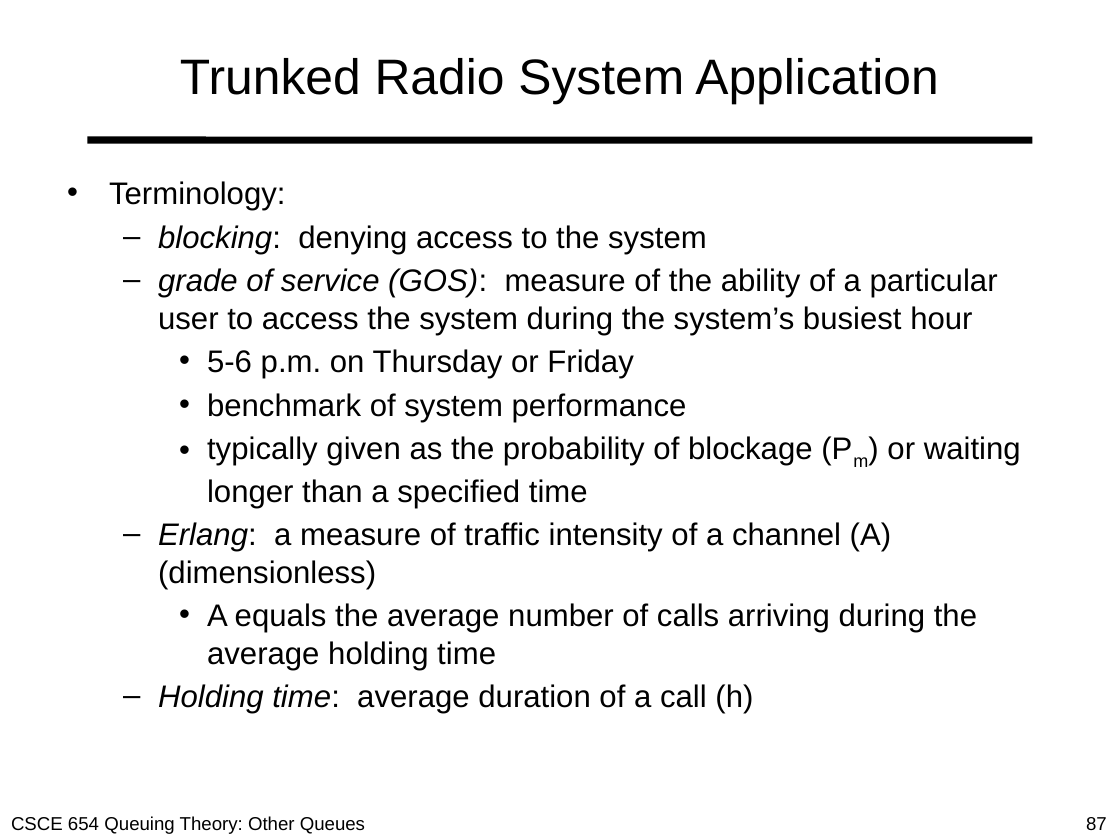
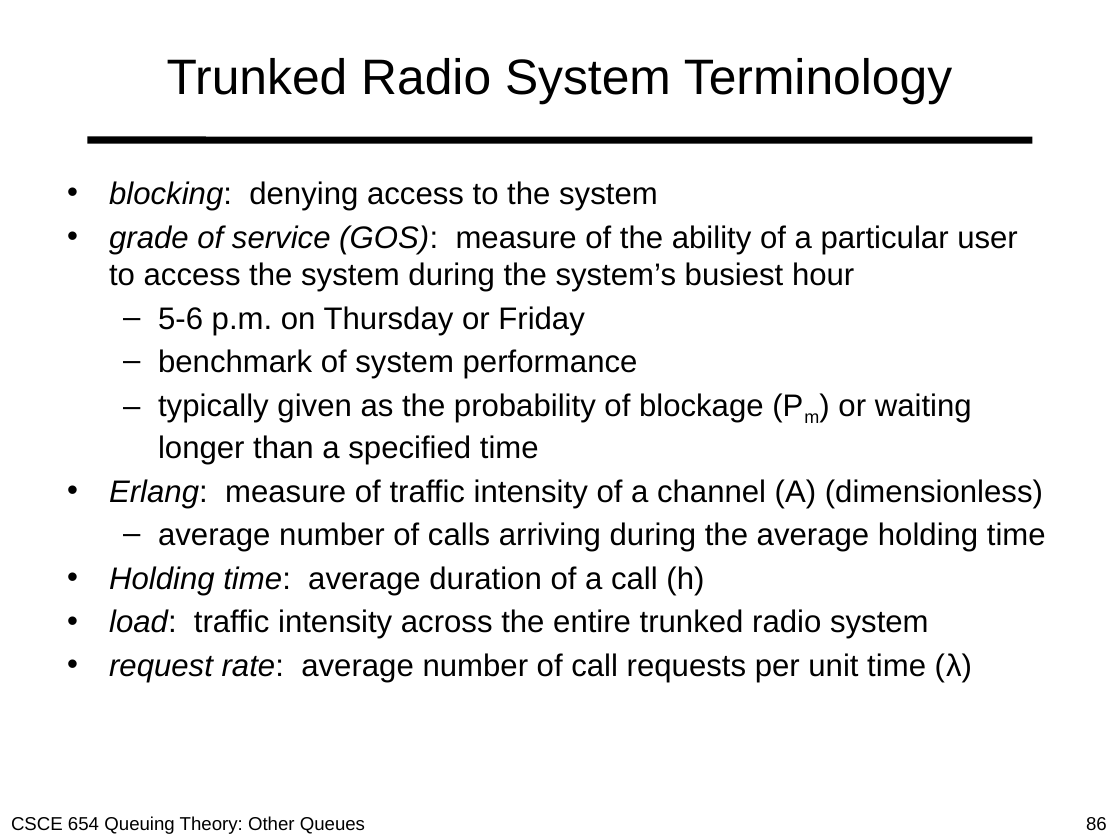
Before and after one commit to MHayden18/Communications, a slide deck: slide 86 of Powerpoints/05_Other_queues.pptx (slide 87 before the commit). Drawn at 1120x840 pixels with LibreOffice and Linux fonts; fonts in the diff are those of the drawing. Boxes give left, top, right and bottom in pixels: in the first picture for what was removed or moved away, otherwise in the second. Text is boxed around its words. In the diff, an @@ line names an element or a change of style, - is before the commit and + after.

```diff
--- a/Powerpoints/05_Other_queues.pptx
+++ b/Powerpoints/05_Other_queues.pptx
@@ title at box(167, 58, 952, 104): text changed @@
-Trunked Radio System Application
+Trunked Radio System Terminology
@@ text at box(109, 181, 285, 210): paragraph removed @@
-• Terminology:
@@ text at box(109, 181, 1018, 595): bullet – to •; list level 2 to 1 in "blocking: denying access to the ..."; list level 2 to 1 in "grade of service (GOS): measure ..."; bullet • to –; list level 3 to 2 in "5-6 p.m. on Thursday or ..."; list level 3 to 2 in "benchmark of system performance"; list level 3 to 2 in "typically given as the probability ..."; list level 2 to 1 in "Holding time: average duration of ..." @@
@@ text at box(109, 479, 1046, 552): text changed @@
-  – Erlang: a measure of traffic intensity of a channel (A) (dimensionless)
-    • A equals the average number of calls arriving during the average holding time
+• Erlang: measure of traffic intensity of a channel (A) (dimensionless)
+  – average number of calls arriving during the average holding time
@@ text at box(109, 609, 972, 682): paragraphs added @@
+• load: traffic intensity across the entire trunked radio system
+• request rate: average number of call requests per unit time (λ)
@@ page number at box(1086, 817, 1107, 831): text changed @@
-87
+86
```
Also in this commit, not shown: 11 other slides changed, 1 slide removed, 1 other file.
